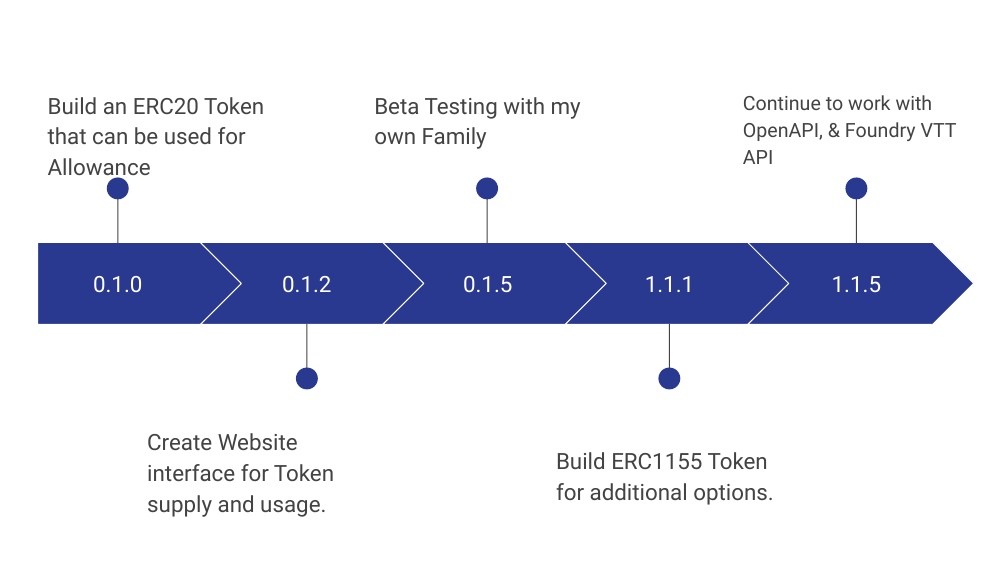
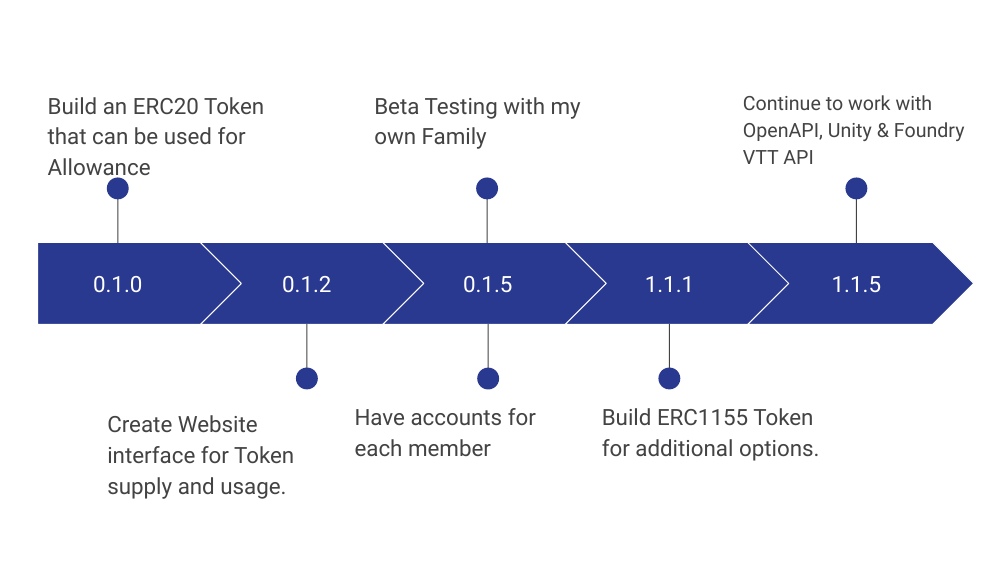
Before and after one commit to TGreenizan/Family-Fuel, a slide deck: slide 7 of Family-Fuel-presentation.odp. Drawn at 1008x567 pixels with LibreOffice and Linux fonts; fonts in the diff are those of the drawing. Boxes give left, top, right and bottom in pixels: in the first picture for what was removed or moved away, otherwise in the second. Text is boxed around its words. In the diff, an @@ line names an element or a change of style, - is before the commit and + after.

```diff
--- a/Family-Fuel-presentation.odp
+++ b/Family-Fuel-presentation.odp
@@ text at (x1=743, y1=95, x2=965, y2=164): text changed @@
-Continue to work with OpenAPI, & Foundry VTT API
+Continue to work with OpenAPI, Unity & Foundry VTT API
@@ line added from (488, 385) to (488, 324), #434343 0.74 pt @@
@@ ellipse added at (x1=477, y1=368, x2=499, y2=390), fill #2A3990 @@
@@ text "Build ERC1155 Token for additional ..." moved from (x1=556, y1=452, x2=774, y2=505) to (x1=602, y1=408, x2=820, y2=461) @@
@@ text "Create Website interface for Token ..." moved from (x1=147, y1=433, x2=334, y2=517) to (x1=107, y1=415, x2=294, y2=499) @@
@@ text added at (x1=355, y1=408, x2=536, y2=456), 16 pt, text #434343 @@
+Have accounts for each member
```
Also in this commit, not shown: 2 other slides changed, 1 slide added.
